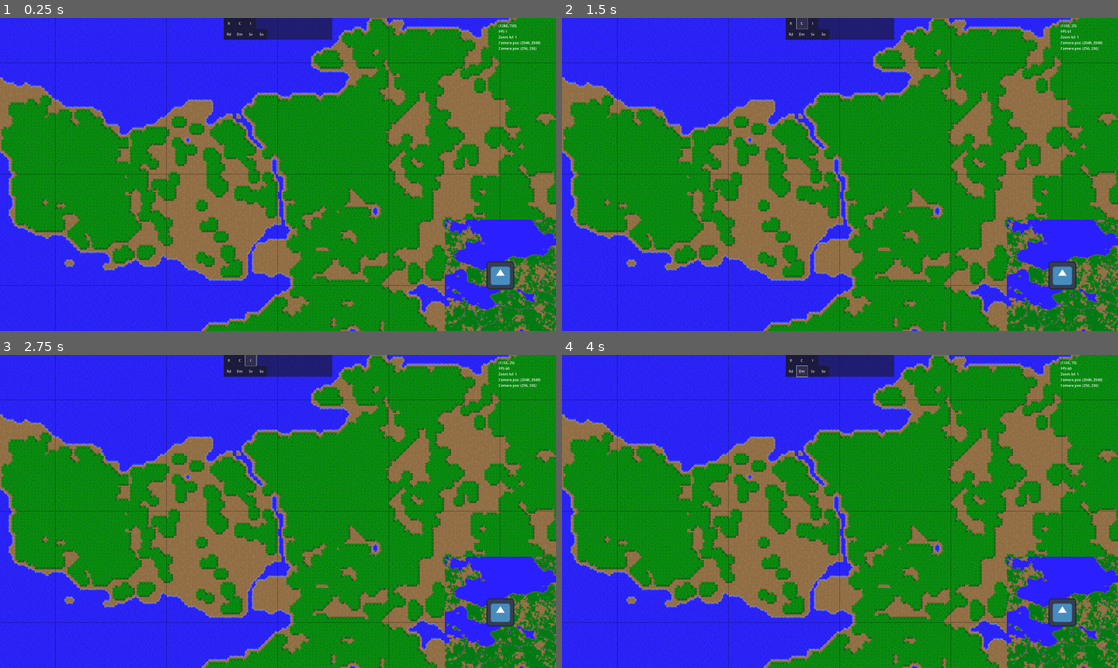
Above: before the commit, frames 1-4 (two rows, left to right).
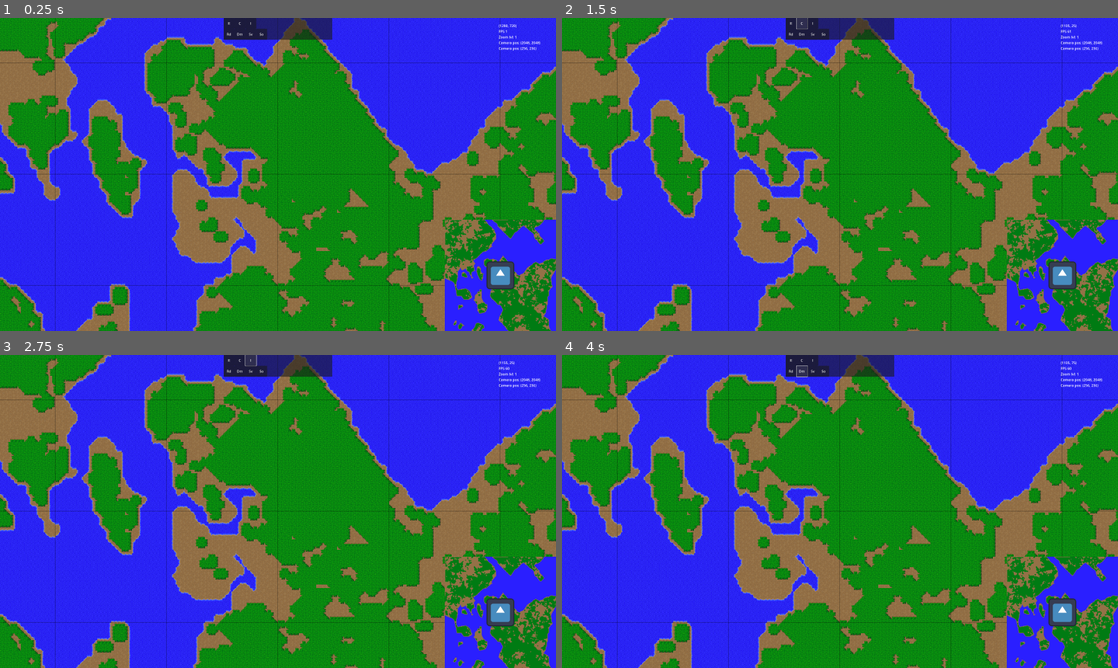
Above: after the commit, the same moments.

Repository: ahakkar/ACSIM
Game: Godot game, scene res://scenes/Main.tscn
Same seed, same stepped clock (60 frames per second), same inputs: the game is played once before the commit and once after it. The engine's default icon, where the game draws it, is replaced by a stand-in: a white triangle on a blue panel in a dark square.
Inputs:
- Up to frame 1 (0.25 s): no input
- Up to frame 2 (1.5 s): click "R" at 0.5 s; click "C" at 1.25 s
- Up to frame 3 (2.75 s): click "I" at 2 s
- Up to frame 4 (4 s): click "Rd" at 2.75 s; click "Dm" at 3.5 s

The runs differ from the first frame. In frame 1, 46% of the frame differs, in the area x 0-100%, y 0-100%; in frame 2, 46%; in frame 3, 46%; in frame 4, 46%.

Commit message:
change minimap to use a formula for position multi

Diff:
--- a/scripts/Main.gd
+++ b/scripts/Main.gd
@@ -20,7 +20,7 @@
 	"res://maps/tampere_256px.png",
 	"res://maps/tampere_10x10km_4096px.png"
 	]
-var map_filename:String = map_filenames[3]
+var map_filename:String = map_filenames[2]
 
 var _world_generator:WorldGenerator
 
--- a/scripts/Minimap.gd
+++ b/scripts/Minimap.gd
@@ -6,6 +6,8 @@
 @onready var minimap_texture:ImageTexture = null
 @onready var sprite:Sprite2D
 var is_mouse_inside_minimap:bool = false
+
+var position_multiplier
 
 
 # Called when the node enters the scene tree for the first time.
@@ -22,8 +24,8 @@
 func _process(_delta):
 	if !is_mouse_inside_minimap:
 		Globals.camera_marker.position = Vector2i(
-			Globals.CAMERA_POSITION.x / 8,
-			Globals.CAMERA_POSITION.y / 8,
+			Globals.CAMERA_POSITION.x / position_multiplier, # 8 on 256 size map. need a forumla to calculate this
+			Globals.CAMERA_POSITION.y / position_multiplier, # 8 on 256 size map
 			)
 
 
@@ -31,6 +33,10 @@
 	self.generate_minimap()
 	self.set_minimap()
 	self.setup_camera_marker()
+
+	# log2(x) = log10(x) / log10(2)
+	var power = log(Globals.map_size) / log(2) - 8
+	position_multiplier = 8 * pow(2, power)
 
 
 func _on_mouse_entered():
@@ -46,7 +52,7 @@
 			Globals.camera_marker.position = get_local_mouse_position()
 			emit_signal(
 				"set_camera_position",
-				get_local_mouse_position() * 8
+				get_local_mouse_position() * position_multiplier # 8 on 256 size map. need a forumla to calculate this
 			)
 
 
Not shown: 1 places in scenes/Main.tscn that only renumber resources
